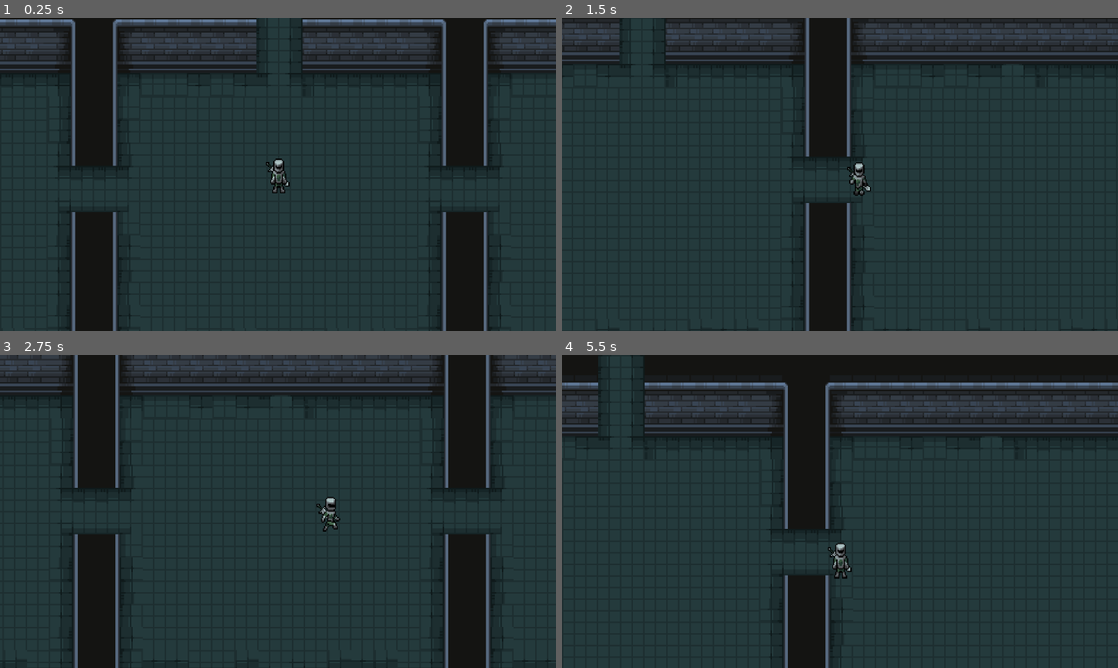
Above: before the commit, frames 1-4 (two rows, left to right).
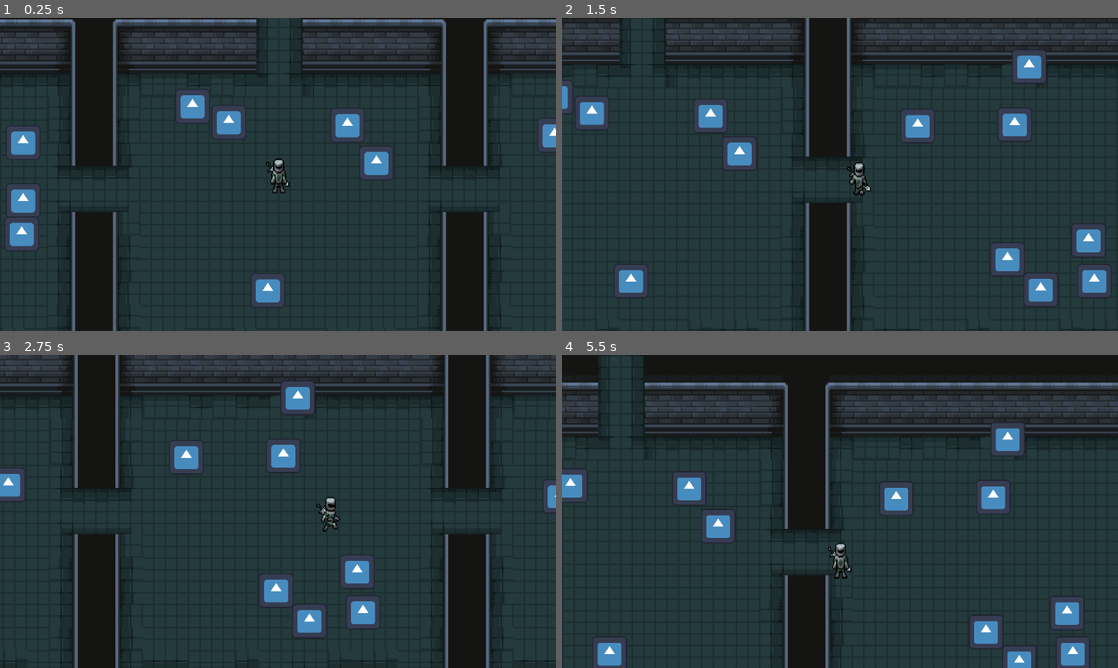
Above: after the commit, the same moments.

Repository: cperkins577/GameProject
Game: Godot game, scene res://scenes/world.tscn
Same seed, same stepped clock (60 frames per second), same inputs: the game is played once before the commit and once after it. The engine's default icon, where the game draws it, is replaced by a stand-in: a white triangle on a blue panel in a dark square.
Inputs:
- Up to frame 1 (0.25 s): no input
- Up to frame 2 (1.5 s): tap Enter at 0.5 s; hold D (move_right) 0.53-1.28 s; hold S (move_down) from 1.28 s (still down)
- Up to frame 3 (2.75 s): release S (move_down) at 2.03 s; hold D (move_right) from 2.03 s (still down)
- Up to frame 4 (5.5 s): release D (move_right) at 2.78 s; hold W (move_up) 2.78-3.53 s; hold A (move_left) 3.53-5.03 s; hold S (move_down) from 5.03 s (still down)

The runs differ from the first frame. In frame 1, 3.4% of the frame differs, in the area x 1-100%, y 23-93%; in frame 2, 4.6%, in the area x 0-99%, y 10-92%; in frame 3, 3.3%; in frame 4, 4.1%.

Commit message:
Added framework for enemy spawner

Diff:
--- a/scenes/boss.tscn
+++ b/scenes/boss.tscn
@@ -1,8 +1,10 @@
-[gd_scene load_steps=2 format=3 uid="uid://cktpx0h8krjn6"]
+[gd_scene load_steps=3 format=3 uid="uid://cktpx0h8krjn6"]
 
 [ext_resource type="Texture2D" uid="uid://qtog7smp3h4d" path="res://art/icon.svg" id="1_4l2y0"]
+[ext_resource type="Script" path="res://scripts/boss.gd" id="1_qa81t"]
 
 [node name="Boss" type="Node2D"]
+script = ExtResource("1_qa81t")
 
 [node name="Sprite2D" type="Sprite2D" parent="."]
 texture = ExtResource("1_4l2y0")
--- /dev/null
+++ b/scenes/enemy.tscn
@@ -0,0 +1,11 @@
+[gd_scene load_steps=3 format=3 uid="uid://keajxiur2iah"]
+
+[ext_resource type="Script" path="res://scripts/boss.gd" id="1_m3gep"]
+[ext_resource type="Texture2D" uid="uid://qtog7smp3h4d" path="res://art/icon.svg" id="2_ixs52"]
+
+[node name="Enemy" type="Node2D"]
+script = ExtResource("1_m3gep")
+
+[node name="Sprite2D" type="Sprite2D" parent="."]
+scale = Vector2(0.1875, 0.1875)
+texture = ExtResource("2_ixs52")
--- /dev/null
+++ b/scenes/enemy_spawner.tscn
@@ -0,0 +1,6 @@
+[gd_scene load_steps=2 format=3 uid="uid://dsbr4oby7ys6p"]
+
+[ext_resource type="Script" path="res://scripts/EnemySpawner.gd" id="1_p038j"]
+
+[node name="EnemySpawner" type="Node2D"]
+script = ExtResource("1_p038j")
--- /dev/null
+++ b/scripts/EnemySpawner.gd
@@ -0,0 +1,11 @@
+extends Node2D
+
+
+# Called when the node enters the scene tree for the first time.
+func _ready():
+	pass # Replace with function body.
+
+
+# Called every frame. 'delta' is the elapsed time since the previous frame.
+func _process(delta):
+	pass
--- a/scripts/Room_Templates.gd
+++ b/scripts/Room_Templates.gd
@@ -11,6 +11,7 @@
 @export var wait_time: float
 var spawned_boss: bool
 @export var boss_scene: PackedScene
+
 
 func _get(property):
 	match property:
--- a/scripts/add_room.gd
+++ b/scripts/add_room.gd
@@ -2,6 +2,26 @@
 
 @onready var templates = get_node("/root/RoomTemplates")
 
+@export var room_difficulty = 10
+var current_cr = 0
+#Room size in px
+const ROOM_SIZE = 80
+var rng = RandomNumberGenerator.new()
+
+var enemy_scene = preload("res://scenes/enemy.tscn")
+
 func _ready():
 	var room = get_node(get_path())
 	templates.rooms.append(room)
+	spawn_enemies()
+
+func spawn_enemies():
+	print("Spawning enemy")
+	var max_cr = room_difficulty + rng.randi_range(-6,6)
+	while current_cr <= max_cr:
+		var enemy = enemy_scene.instantiate()
+		get_parent().add_child.call_deferred(enemy)
+		enemy.global_position = global_position
+		enemy.position.y += rng.randi_range(-ROOM_SIZE,ROOM_SIZE)
+		enemy.position.x += rng.randi_range(-ROOM_SIZE, ROOM_SIZE)
+		current_cr += enemy.ENEMY_CR
--- /dev/null
+++ b/scripts/boss.gd
@@ -0,0 +1,12 @@
+extends Node2D
+
+const ENEMY_CR = 2
+
+# Called when the node enters the scene tree for the first time.
+func _ready():
+	pass # Replace with function body.
+
+
+# Called every frame. 'delta' is the elapsed time since the previous frame.
+func _process(delta):
+	pass
